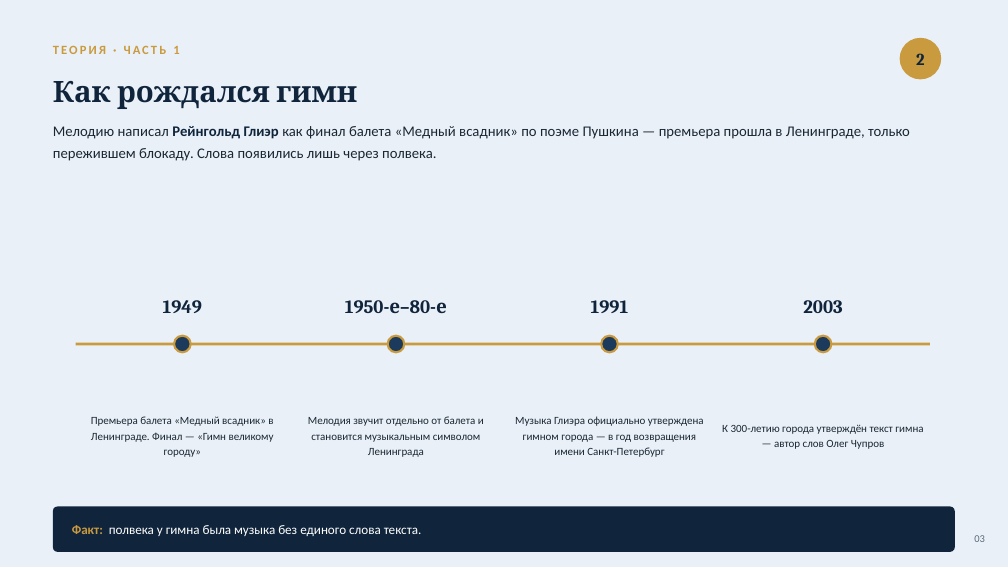
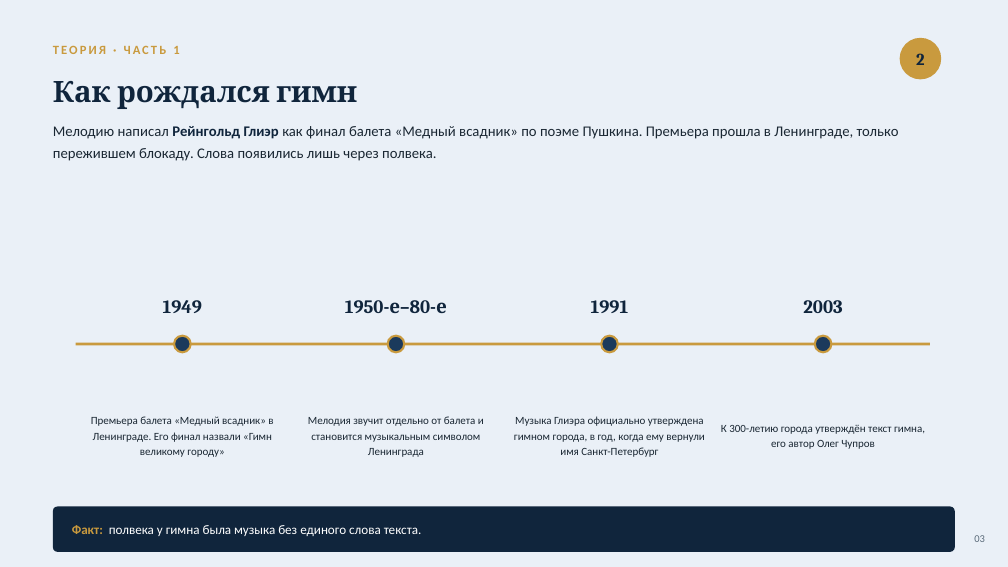
Before and after one commit to zxcozonofficial-dev/fluxtrap, a slide deck: slide 3 of Гимн_Санкт-Петербурга_презентация.pptx. Drawn at 1008x567 pixels with LibreOffice and Linux fonts; fonts in the diff are those of the drawing. Boxes give left, top, right and bottom in pixels: in the first picture for what was removed or moved away, otherwise in the second. Text is boxed around its words. In the diff, an @@ line names an element or a change of style, - is before the commit and + after.

```diff
--- a/Гимн_Санкт-Петербурга_презентация.pptx
+++ b/Гимн_Санкт-Петербурга_презентация.pptx
@@ text at (53,126,899,161): text changed @@
-Мелодию написал Рейнгольд Глиэр как финал балета «Медный всадник» по поэме Пушкина — премьера прошла в Ленинграде, только пережившем блокаду. Слова появились лишь через полвека.
+Мелодию написал Рейнгольд Глиэр как финал балета «Медный всадник» по поэме Пушкина. Премьера прошла в Ленинграде, только пережившем блокаду. Слова появились лишь через полвека.
@@ text at (91,416,273,457): text changed @@
-Премьера балета «Медный всадник» в Ленинграде. Финал — «Гимн великому городу»
+Премьера балета «Медный всадник» в Ленинграде. Его финал назвали «Гимн великому городу»
@@ text at (514,416,704,457): text changed @@
-Музыка Глиэра официально утверждена гимном города — в год возвращения имени Санкт-Петербург
+Музыка Глиэра официально утверждена гимном города, в год, когда ему вернули имя Санкт-Петербург
@@ text at (721,425,925,449): text changed @@
-К 300-летию города утверждён текст гимна — автор слов Олег Чупров
+К 300-летию города утверждён текст гимна, его автор Олег Чупров
```
Also in this commit, not shown: 6 other slides changed, 3 other files.
